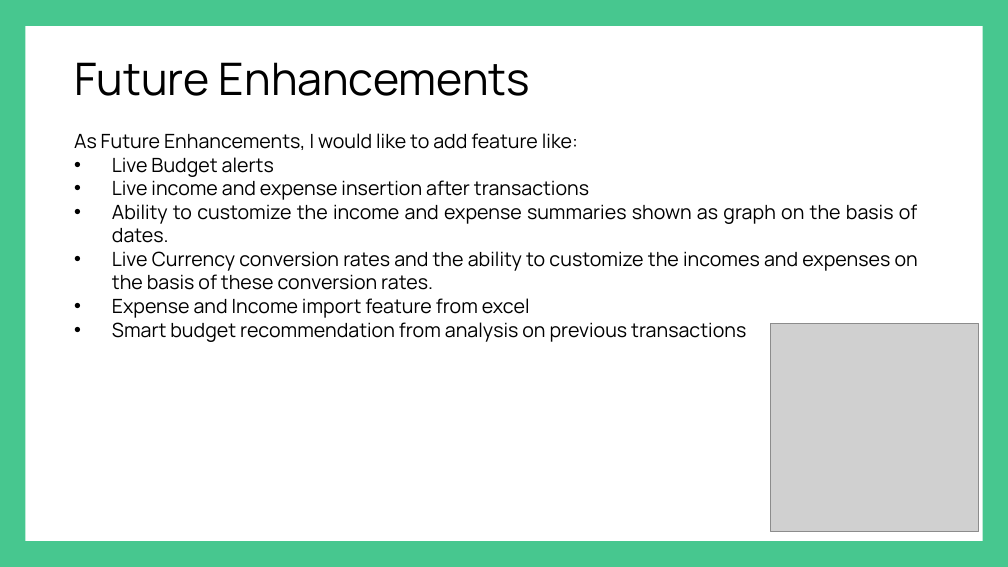
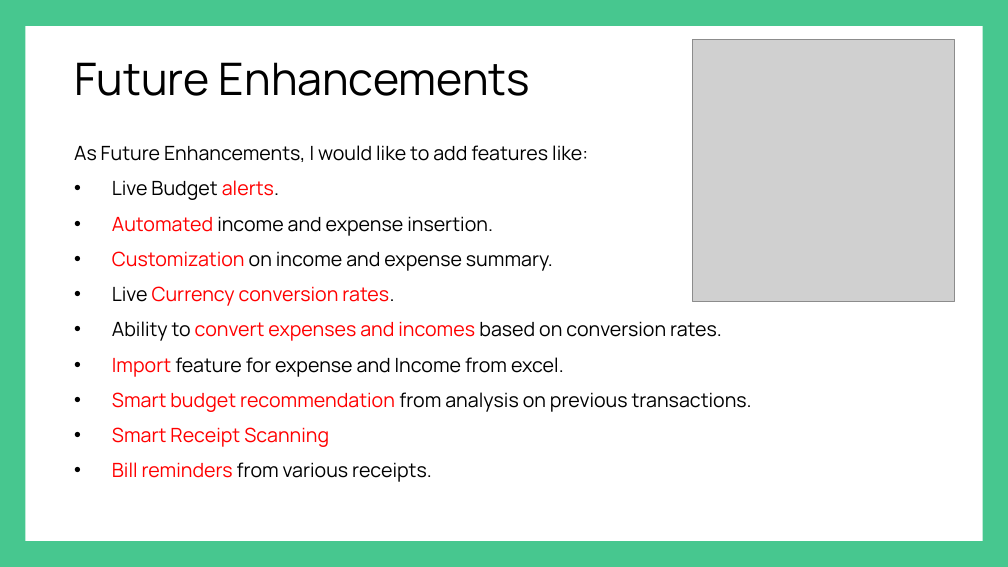
Before and after one commit to nithin200051/ExpenseManager, a slide deck: slide 13 of ExpenseManager-main/Project Presentation/Expense PPT.pptx. Drawn at 1008x567 pixels with LibreOffice and Linux fonts; fonts in the diff are those of the drawing; grey boxes stand for pictures. Boxes give left, top, right and bottom in pixels: in the first picture for what was removed or moved away, otherwise in the second. Text is boxed around its words. In the diff, an @@ line names an element or a change of style, - is before the commit and + after.

```diff
--- a/ExpenseManager-main/Project Presentation/Expense PPT.pptx
+++ b/ExpenseManager-main/Project Presentation/Expense PPT.pptx
@@ picture: place and size @@
-picture at box(770, 324, 979, 532)
+picture at box(692, 39, 955, 301)
@@ text at box(74, 145, 752, 482): text changed @@
-As Future Enhancements, I would like to add feature like:
-• Live Budget alerts
-• Live income and expense insertion after transactions
-• Ability to customize the income and expense summaries shown as graph on the basis of dates.
-• Live Currency conversion rates and the ability to customize the incomes and expenses on the basis of these conversion rates.
-• Expense and Income import feature from excel
-• Smart budget recommendation from analysis on previous transactions
+As Future Enhancements, I would like to add features like:
+• Live Budget alerts.
+• Automated income and expense insertion.
+• Customization on income and expense summary.
+• Live Currency conversion rates.
+• Ability to convert expenses and incomes based on conversion rates.
+• Import feature for expense and Income from excel.
+• Smart budget recommendation from analysis on previous transactions.
+• Smart Receipt Scanning
+• Bill reminders from various receipts.
```
Also in this commit, not shown: 9 other slides changed, 1 slide added, 1 slide removed.
